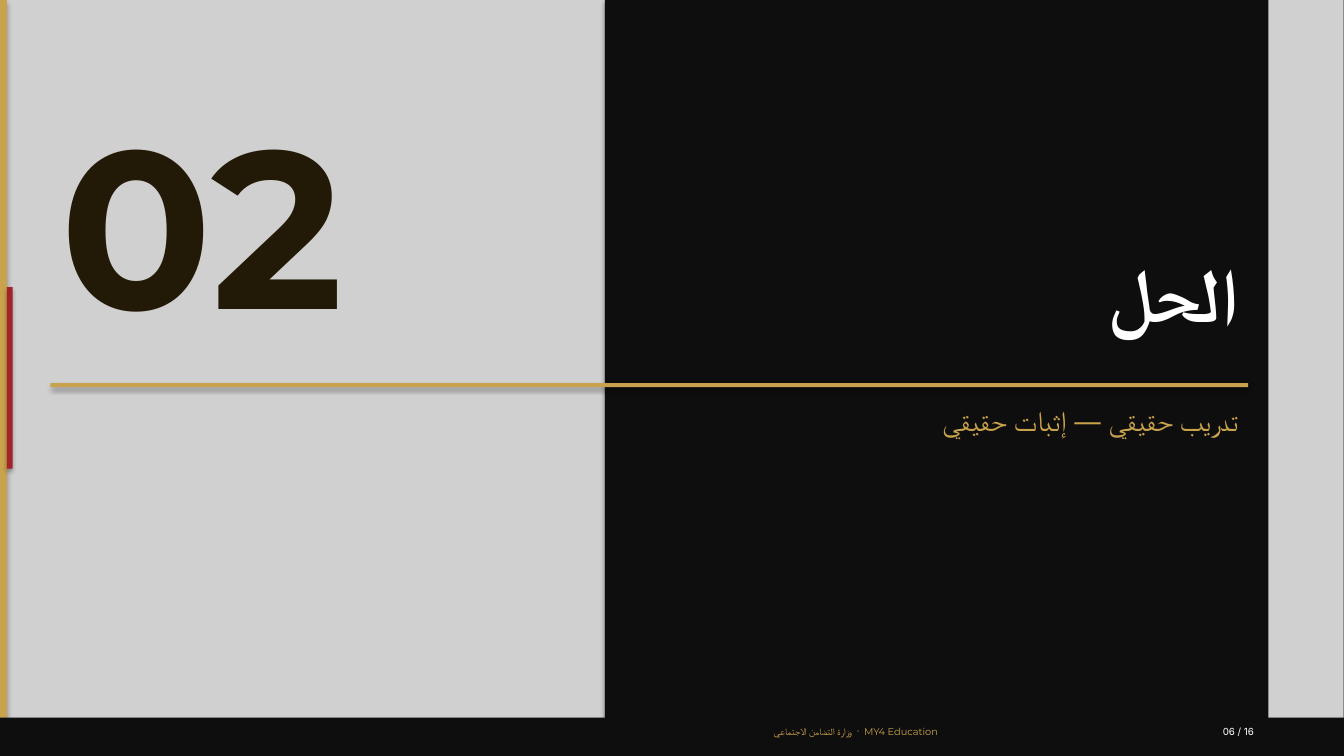
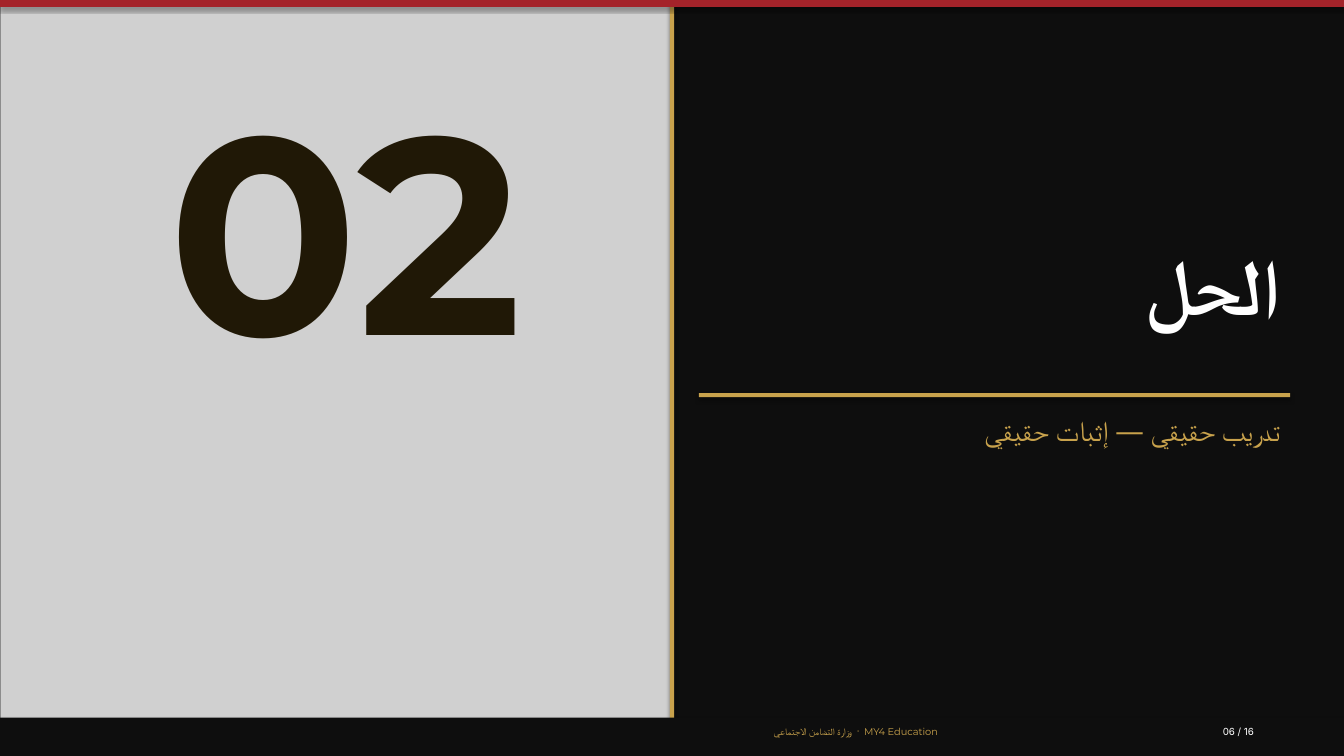
Before and after one commit to gadalla11111/Mahmoud-Gadalla, a slide deck: slide 6 of outputs/MY4_Education_Ministry_Proposal.pptx. Drawn at 1344x756 pixels with LibreOffice and Linux fonts; fonts in the diff are those of the drawing; grey boxes stand for pictures. Boxes give left, top, right and bottom in pixels: in the first picture for what was removed or moved away, otherwise in the second. Text is boxed around its words. In the diff, an @@ line names an element or a change of style, - is before the commit and + after.

```diff
--- a/outputs/MY4_Education_Ministry_Proposal.pptx
+++ b/outputs/MY4_Education_Ministry_Proposal.pptx
@@ picture resized from (x1=0, y1=0, x2=645, y2=756) to (x1=0, y1=0, x2=673, y2=756) @@
@@ rectangle removed at (x1=0, y1=0, x2=7, y2=756) @@
@@ rectangle added at (x1=0, y1=0, x2=1344, y2=7), fill #A4232A @@
@@ rectangle resized from (x1=50, y1=383, x2=1248, y2=387) to (x1=669, y1=0, x2=674, y2=756) @@
@@ rectangle resized from (x1=605, y1=0, x2=1344, y2=756) to (x1=673, y1=0, x2=1344, y2=756) @@
@@ picture removed at (x1=1268, y1=0, x2=1344, y2=756) @@
@@ text "02" moved from (x1=60, y1=149, x2=343, y2=312) to (x1=169, y1=135, x2=523, y2=339) @@
@@ text "02" at (x1=169, y1=135, x2=523, y2=339): size 160 to 200 pt, text colour #221A06 to #201806; alignment left to centre @@
@@ text "الحل" moved from (x1=1108, y1=270, x2=1238, y2=340) to (x1=1145, y1=261, x2=1280, y2=334) @@
@@ text "الحل" at (x1=1145, y1=261, x2=1280, y2=334): size 54 to 56 pt @@
@@ rectangle removed at (x1=7, y1=287, x2=13, y2=469) @@
@@ text "تدريب حقيقي — إثبات حقيقي" moved from (x1=942, y1=412, x2=1173, y2=439) to (x1=984, y1=422, x2=1215, y2=449) @@
@@ rectangle added at (x1=699, y1=393, x2=1291, y2=397), fill #C8A24C @@
```
Also in this commit, not shown: 15 other slides changed, 2 other files.
